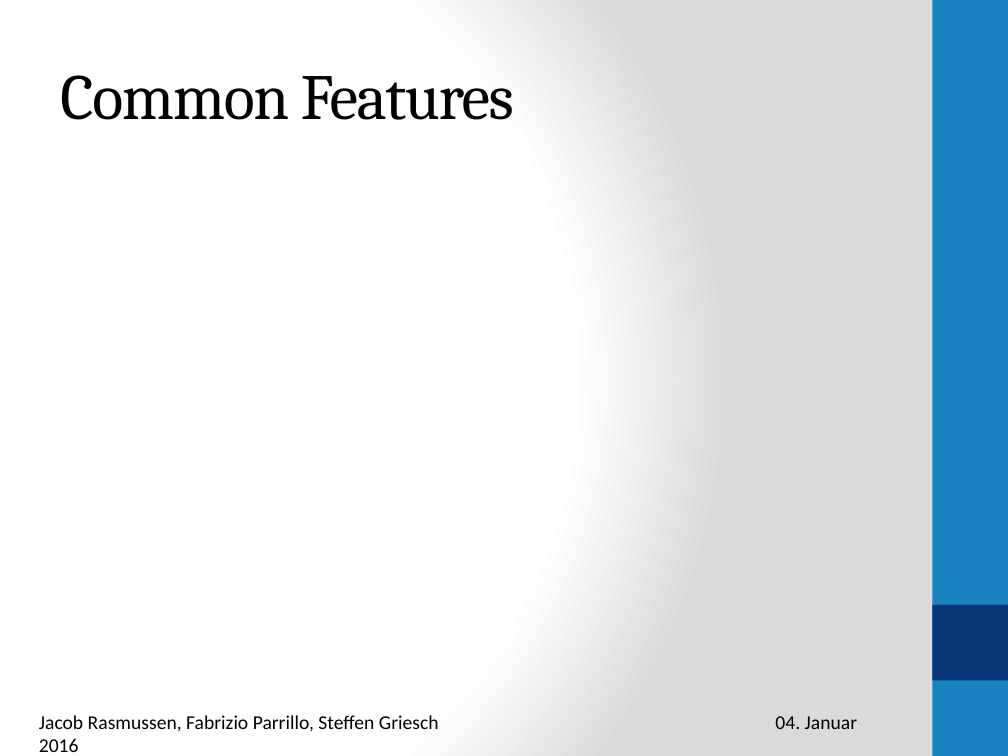
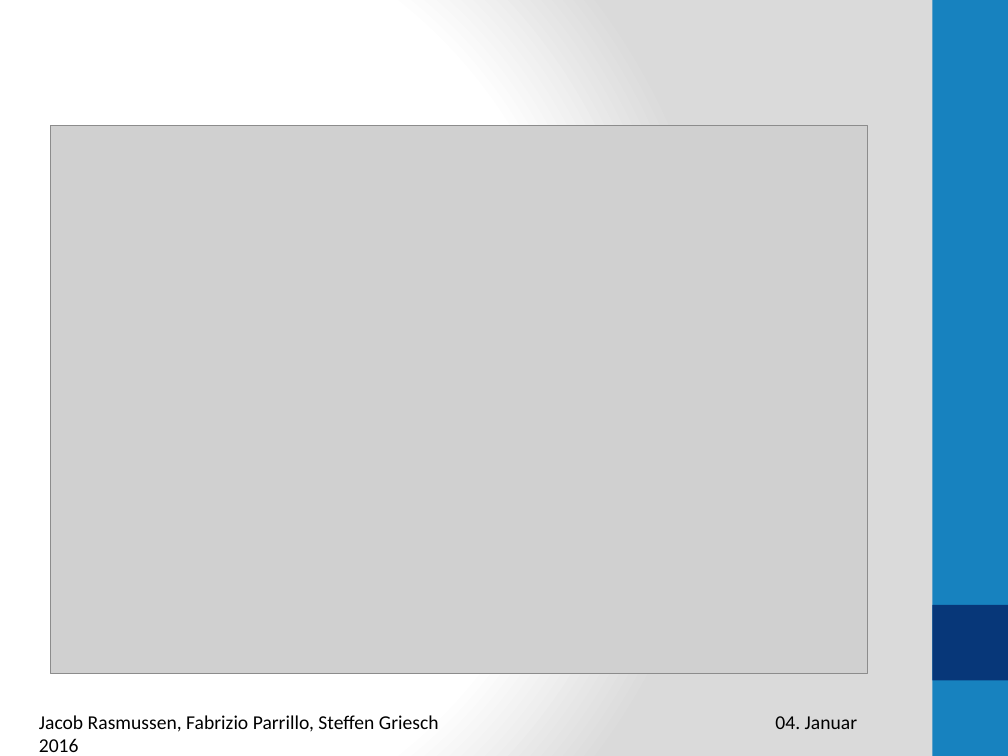
Before and after one commit to rasmussenj/PlasmidSequences, a slide deck: slide 3 of Präsentation1.pptx. Drawn at 1008x756 pixels with LibreOffice and Linux fonts; fonts in the diff are those of the drawing; grey boxes stand for pictures. Boxes give left, top, right and bottom in pixels: in the first picture for what was removed or moved away, otherwise in the second. Text is boxed around its words. In the diff, an @@ line names an element or a change of style, - is before the commit and + after.

```diff
--- a/Präsentation1.pptx
+++ b/Präsentation1.pptx
@@ title removed at (60,75,514,120) @@
-Common Features
@@ picture added at (50,126,868,673) @@
```
Also in this commit, not shown: 1 other slide changed, 1 slide added, 5 other files.
